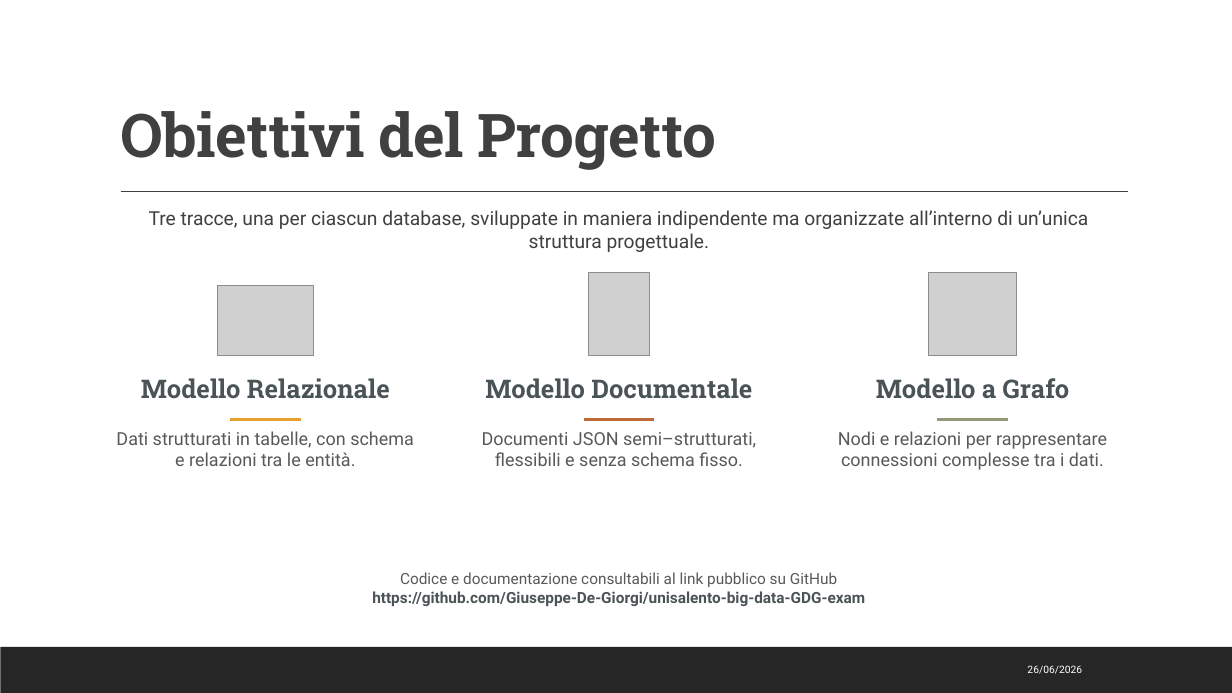
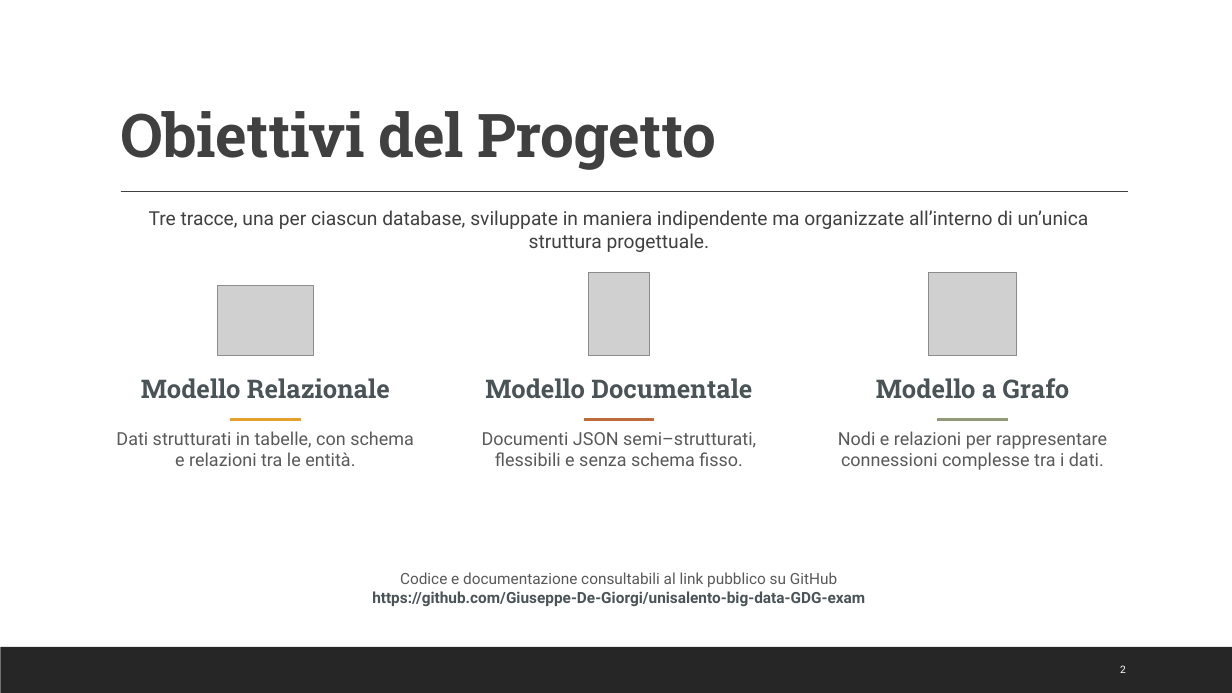
Before and after one commit to Giuseppe-De-Giorgi/unisalento-big-data-GDG-exam, a slide deck: slide 2 of Presentazione Progetto Database Multimodello.pptx. Drawn at 1232x693 pixels with LibreOffice and Linux fonts; fonts in the diff are those of the drawing; grey boxes stand for pictures. Boxes give left, top, right and bottom in pixels: in the first picture for what was removed or moved away, otherwise in the second. Text is boxed around its words. In the diff, an @@ line names an element or a change of style, - is before the commit and + after.

```diff
--- a/Presentazione Progetto Database Multimodello.pptx
+++ b/Presentazione Progetto Database Multimodello.pptx
@@ text removed at (x1=1027, y1=665, x2=1082, y2=674) @@
-26/06/2026
@@ page number added at (x1=1120, y1=665, x2=1126, y2=673), 8 pt, text #FFFFFF @@
+2
```
Also in this commit, not shown: 21 other slides changed.
